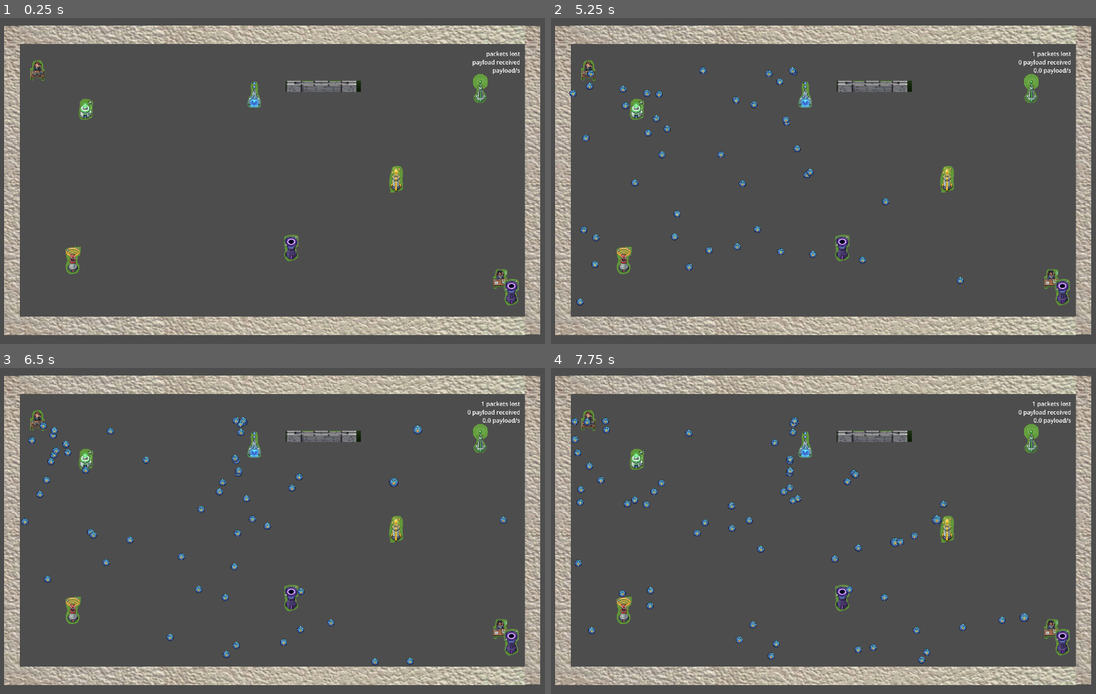
Above: before the commit, frames 1-4 (two rows, left to right).
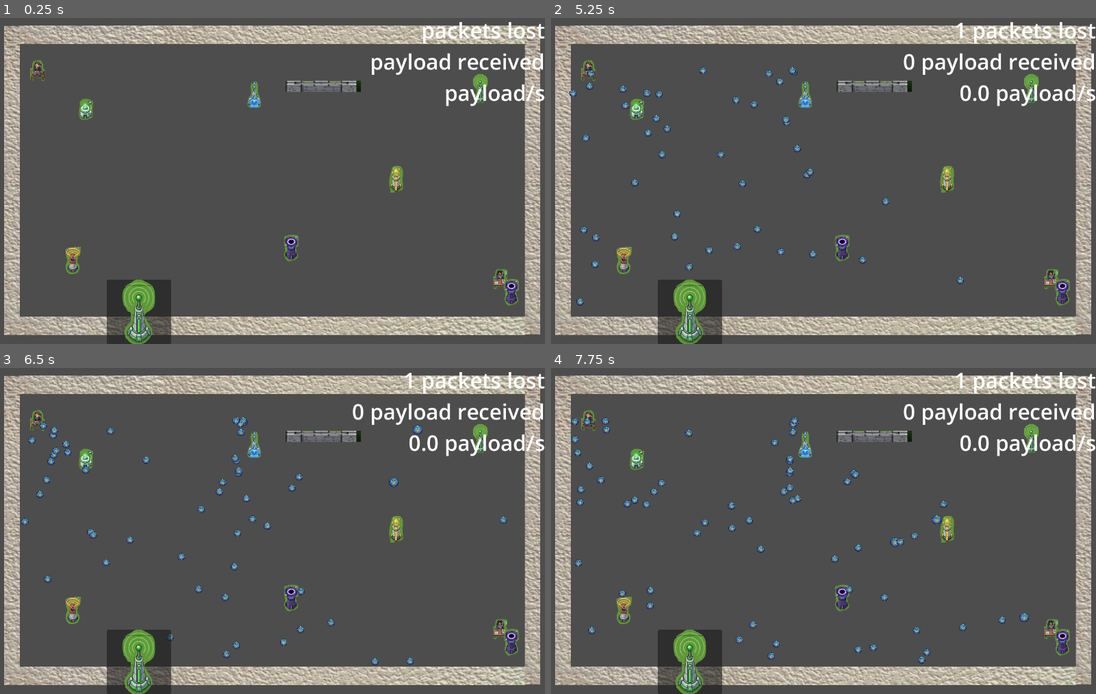
Above: after the commit, the same moments.

Repository: ryupold/ld59
Game: Godot game, scene res://scenes/test_sender.tscn
Two runs of this game, one before a commit and one after it. Both use one fixed random seed, a clock stepped at 60 frames per second and the inputs below.
Inputs:
- Up to frame 1 (0.25 s): no input
- Up to frame 2 (5.25 s): tap Enter at 0.5 s
- Up to frame 3 (6.5 s): no input
- Up to frame 4 (7.75 s): no input

The runs differ from the first frame. In frame 1, 3.9% of the frame differs, in the area x 19-100%, y 1-100%; in frame 2, 4.1%; in frame 3, 4.1%; in frame 4, 4.1%.

Commit message:
Refactor Hud

Diff:
--- a/ld59-game/hud/hud.gd
+++ b/ld59-game/hud/debug.gd
@@ -1,6 +1,4 @@
-extends CanvasLayer
-
-class_name HUD
+extends Control
 
 func _ready():
 	GameState.onPacketLost.connect(updateHUD)
--- a/ld59-game/hud/hud.tscn
+++ b/ld59-game/hud/hud.tscn
@@ -1,37 +1,61 @@
 [gd_scene format=3 uid="uid://dyn3kjroqyl50"]
 
-[ext_resource type="Script" uid="uid://cibt7y28amhj5" path="res://hud/hud.gd" id="1_6ca3a"]
+[ext_resource type="Script" uid="uid://cibt7y28amhj5" path="res://hud/debug.gd" id="1_6ca3a"]
+[ext_resource type="Texture2D" uid="uid://bg2x3ubqtv6je" path="res://concepts/relay-tower.png" id="2_2gk58"]
 
 [sub_resource type="LabelSettings" id="LabelSettings_6ca3a"]
 font_size = 50
 
 [node name="HUD" type="CanvasLayer" unique_id=114495]
-follow_viewport_enabled = true
+
+[node name="debug" type="VBoxContainer" parent="." unique_id=1206069560]
+anchors_preset = 15
+anchor_right = 1.0
+anchor_bottom = 1.0
+grow_horizontal = 2
+grow_vertical = 2
 script = ExtResource("1_6ca3a")
 
-[node name="PacketsLostLabel" type="Label" parent="." unique_id=1300933531]
-offset_left = 3775.0
-offset_top = 222.0
-offset_right = 4380.0
-offset_bottom = 291.0
+[node name="PacketsLostLabel" type="Label" parent="debug" unique_id=1300933531]
+layout_mode = 2
 text = "packets lost"
 label_settings = SubResource("LabelSettings_6ca3a")
 horizontal_alignment = 2
 
-[node name="PayloadReceivedLabel" type="Label" parent="." unique_id=2063424629]
-offset_left = 3775.0
-offset_top = 294.0
-offset_right = 4383.0
-offset_bottom = 363.0
+[node name="PayloadReceivedLabel" type="Label" parent="debug" unique_id=2063424629]
+layout_mode = 2
 text = "payload received"
 label_settings = SubResource("LabelSettings_6ca3a")
 horizontal_alignment = 2
 
-[node name="PayloadPerSecondLabel" type="Label" parent="." unique_id=2034626969]
-offset_left = 3775.0
-offset_top = 363.0
-offset_right = 4380.0
-offset_bottom = 432.0
+[node name="PayloadPerSecondLabel" type="Label" parent="debug" unique_id=2034626969]
+layout_mode = 2
 text = "payload/s"
 label_settings = SubResource("LabelSettings_6ca3a")
 horizontal_alignment = 2
+
+[node name="AspectRatioContainer" type="AspectRatioContainer" parent="." unique_id=1356284223]
+anchors_preset = 15
+anchor_right = 1.0
+anchor_bottom = 1.0
+grow_horizontal = 2
+grow_vertical = 2
+
+[node name="VBoxContainer" type="VBoxContainer" parent="AspectRatioContainer" unique_id=2020639245]
+layout_mode = 2
+alignment = 2
+
+[node name="MarginContainer" type="HFlowContainer" parent="AspectRatioContainer/VBoxContainer" unique_id=1389465102]
+custom_minimum_size = Vector2(100, 100)
+layout_mode = 2
+size_flags_vertical = 8
+
+[node name="PanelContainer" type="PanelContainer" parent="AspectRatioContainer/VBoxContainer/MarginContainer" unique_id=1281840928]
+custom_minimum_size = Vector2(150, 150)
+layout_mode = 2
+
+[node name="TextureRect" type="TextureRect" parent="AspectRatioContainer/VBoxContainer/MarginContainer/PanelContainer" unique_id=1587855280]
+layout_mode = 2
+texture = ExtResource("2_2gk58")
+expand_mode = 1
+stretch_mode = 5
--- a/ld59-game/scenes/test_sender.tscn
+++ b/ld59-game/scenes/test_sender.tscn
@@ -54,4 +54,3 @@
 position = Vector2(2119, 606)
 
 [node name="HUD" parent="." unique_id=114495 instance=ExtResource("9_e8af8")]
-follow_viewport_enabled = true
Renamed: ld59-game/hud/hud.gd.uid -> ld59-game/hud/debug.gd.uid
Not shown: 1 places in ld59-game/scenes/test_sender.tscn that only renumber resources
